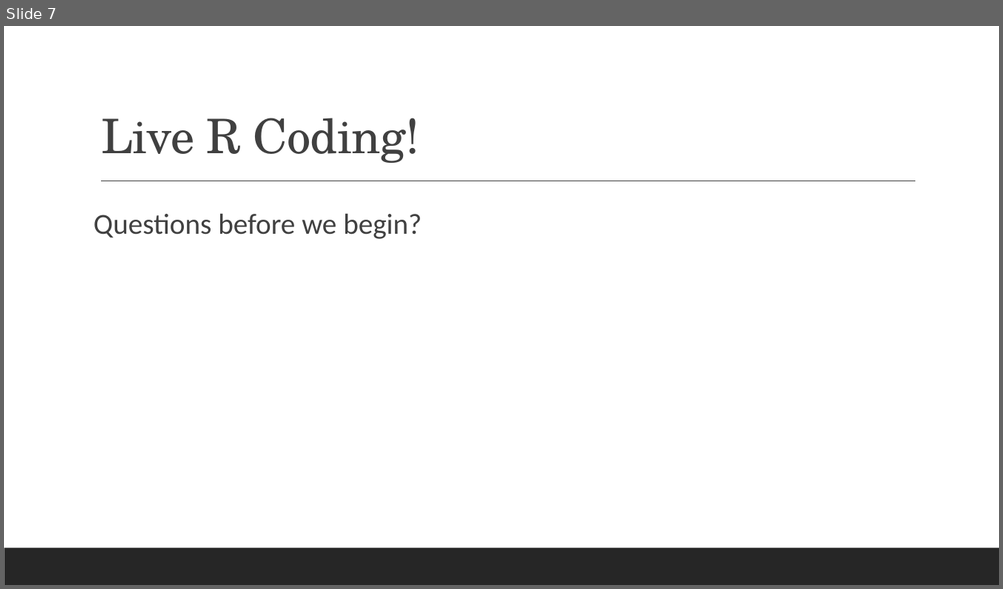
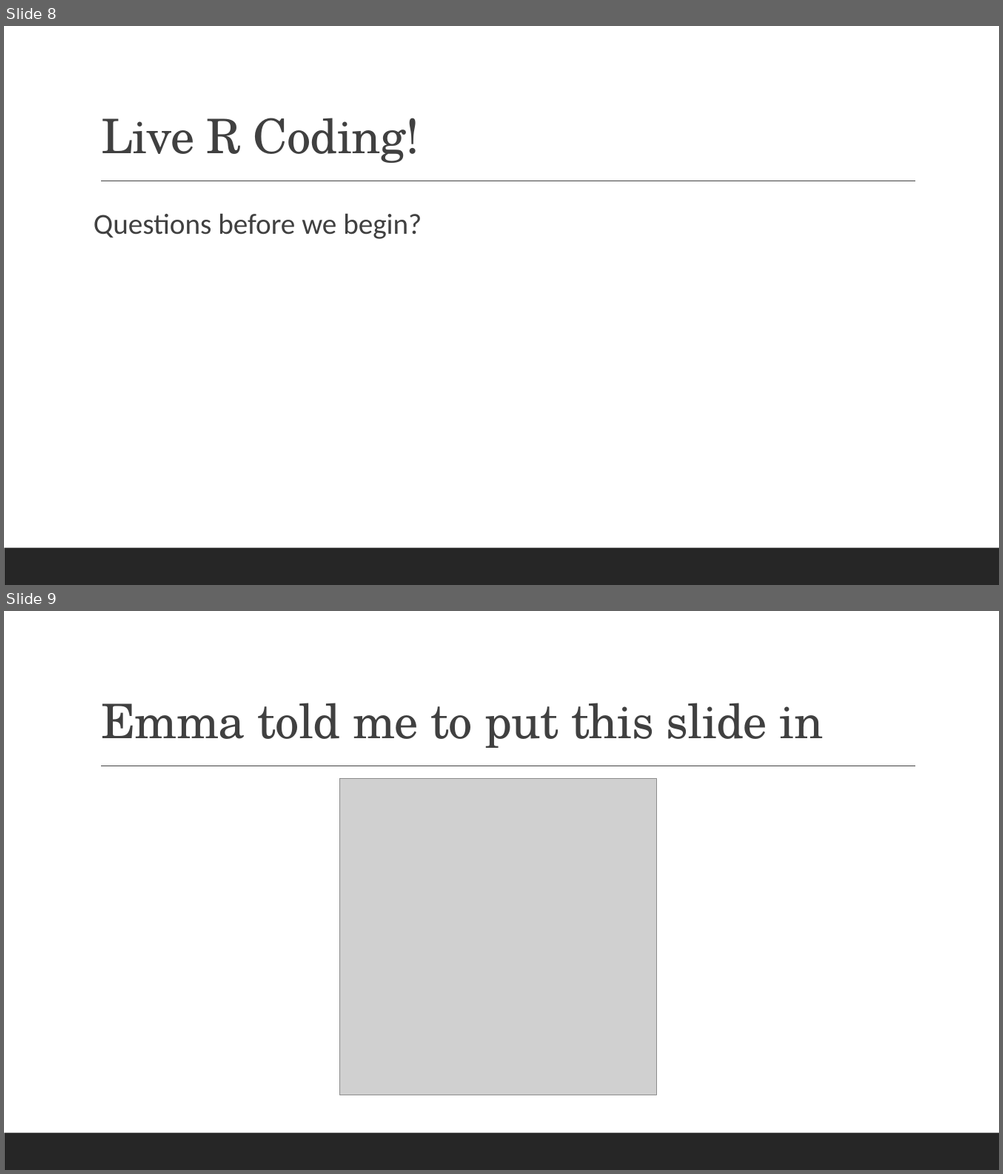
Before and after one commit to khoicodesthings/OUSACM-IntroToR, a slide deck: IntroToR.pptx. Shown one above the other, each under a label of ours: slide 7 before the commit, slides 8 and 9 after it. The pictures are 1003x589 and 1003x1174 pixels, drawn with LibreOffice and Linux fonts; fonts in the diff are those of the drawing; grey boxes stand for pictures. Boxes give left, top, right and bottom in pixels: in the first picture for what was removed or moved away, otherwise in the second. Text is boxed around its words. In the diff, an @@ line names an element or a change of style, - is before the commit and + after.

```diff
--- a/IntroToR.pptx
+++ b/IntroToR.pptx
@@ slide 9 added at box(4, 611, 999, 1170), background #FFFFFF; not listed: 2 template elements that a slide beside it also shows @@
@@ title added at box(101, 703, 823, 748), 46 pt, text #404040 @@
+Emma told me to put this slide in
@@ picture added at box(340, 779, 657, 1095) @@
@@ what was slide 7 is now slide 8 @@
```
Also in this commit, not shown: 6 other slides changed, 1 other slide added.
